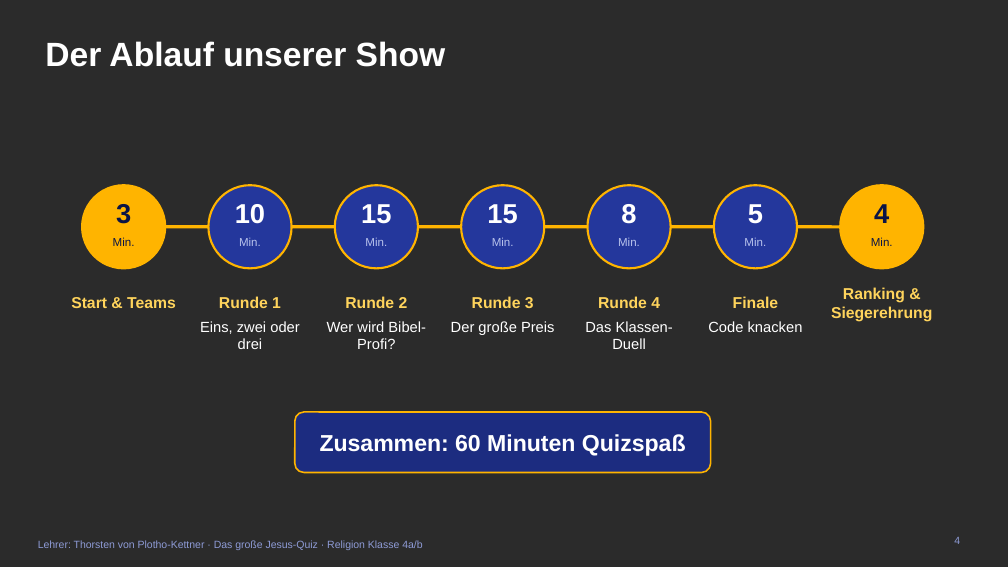
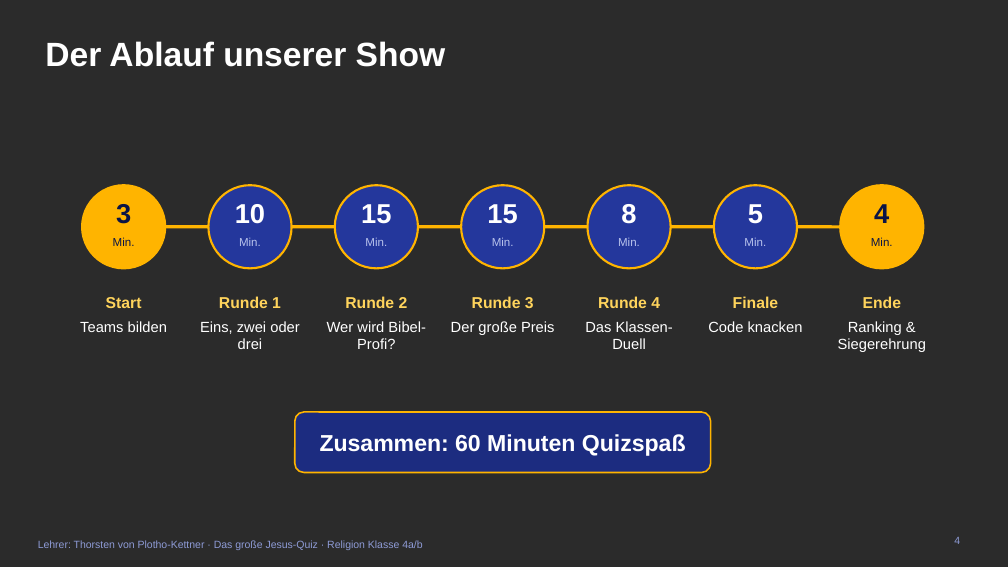
Before and after one commit to ratpoison-de/pags-app, a slide deck: slide 4 of religion/jesus-quiz/Jesus-Quiz_Religion_Kl4.pptx. Drawn at 1008x567 pixels with LibreOffice and Linux fonts; fonts in the diff are those of the drawing; background and template pictures are left out; a plain dark background stands for a picture behind light text. Boxes give left, top, right and bottom in pixels: in the first picture for what was removed or moved away, otherwise in the second. Text is boxed around its words. In the diff, an @@ line names an element or a change of style, - is before the commit and + after.

```diff
--- a/religion/jesus-quiz/Jesus-Quiz_Religion_Kl4.pptx
+++ b/religion/jesus-quiz/Jesus-Quiz_Religion_Kl4.pptx
@@ text at [106,297,142,308]: text changed @@
-Start & Teams
+Start
@@ text added at [863,296,901,308], 15 pt, text #FFD45C, bold @@
+Ende
@@ text added at [80,321,167,332], 14 pt, text #FFFFFF @@
+Teams bilden
@@ text "Ranking & Siegerehrung": place and size @@
-text "Ranking & Siegerehrung" at [831,287,932,322]
+text "Ranking & Siegerehrung" at [838,321,926,352]
@@ text "Ranking & Siegerehrung" at [838,321,926,352]: size 15 to 14 pt, text colour #FFD45C to #FFFFFF, bold off; vertical alignment middle to top @@
```
Also in this commit, not shown: 1 other slide changed, 5 other files.
